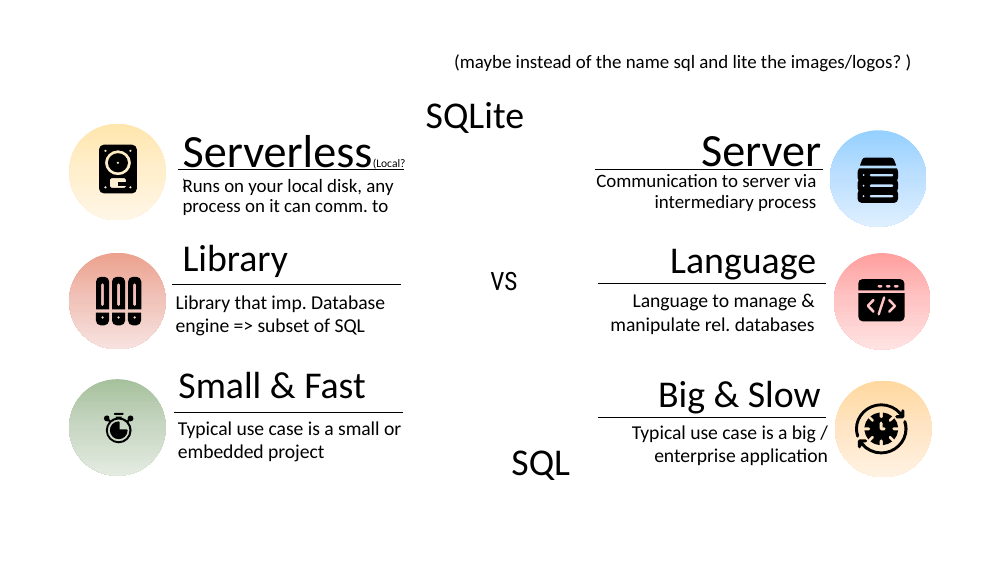
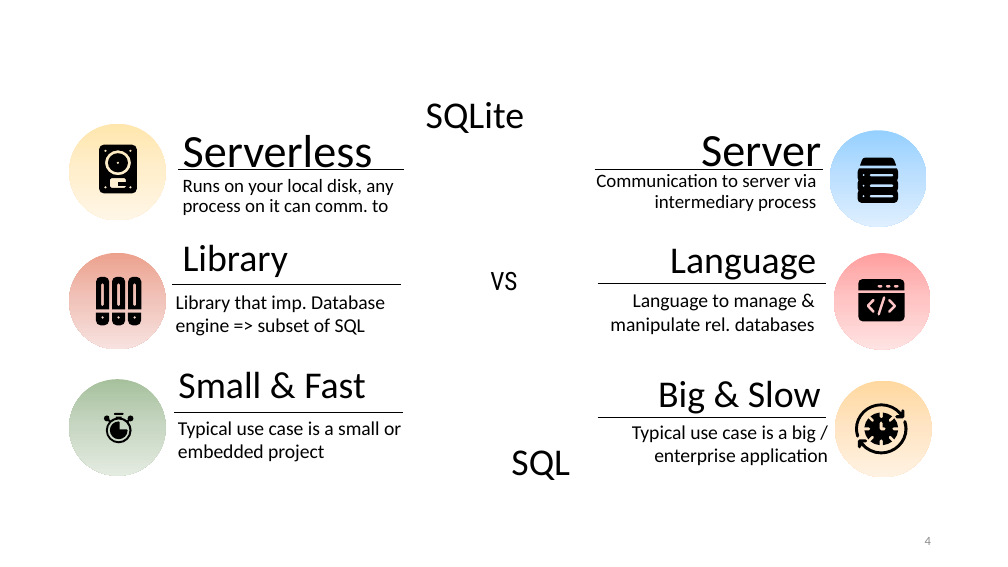
Before and after one commit to AntonioPirani/SQLiteProject, a slide deck: slide 4 of Presentation.pptx (slide 5 before the commit). Drawn at 1008x567 pixels with LibreOffice and Linux fonts; fonts in the diff are those of the drawing. Boxes give left, top, right and bottom in pixels: in the first picture for what was removed or moved away, otherwise in the second. Text is boxed around its words. In the diff, an @@ line names an element or a change of style, - is before the commit and + after.

```diff
--- a/Presentation.pptx
+++ b/Presentation.pptx
@@ text removed at (x1=454, y1=54, x2=901, y2=72) @@
-(maybe instead of the name sql and lite the images/logos? )
@@ title at (x1=183, y1=135, x2=373, y2=170): text changed @@
-Serverless(Local?)
+Serverless
@@ page number added at (x1=925, y1=537, x2=931, y2=545), 12 pt, text #8C8C8C @@
+4
```
Also in this commit, not shown: 20 other slides changed, 3 slides added.
